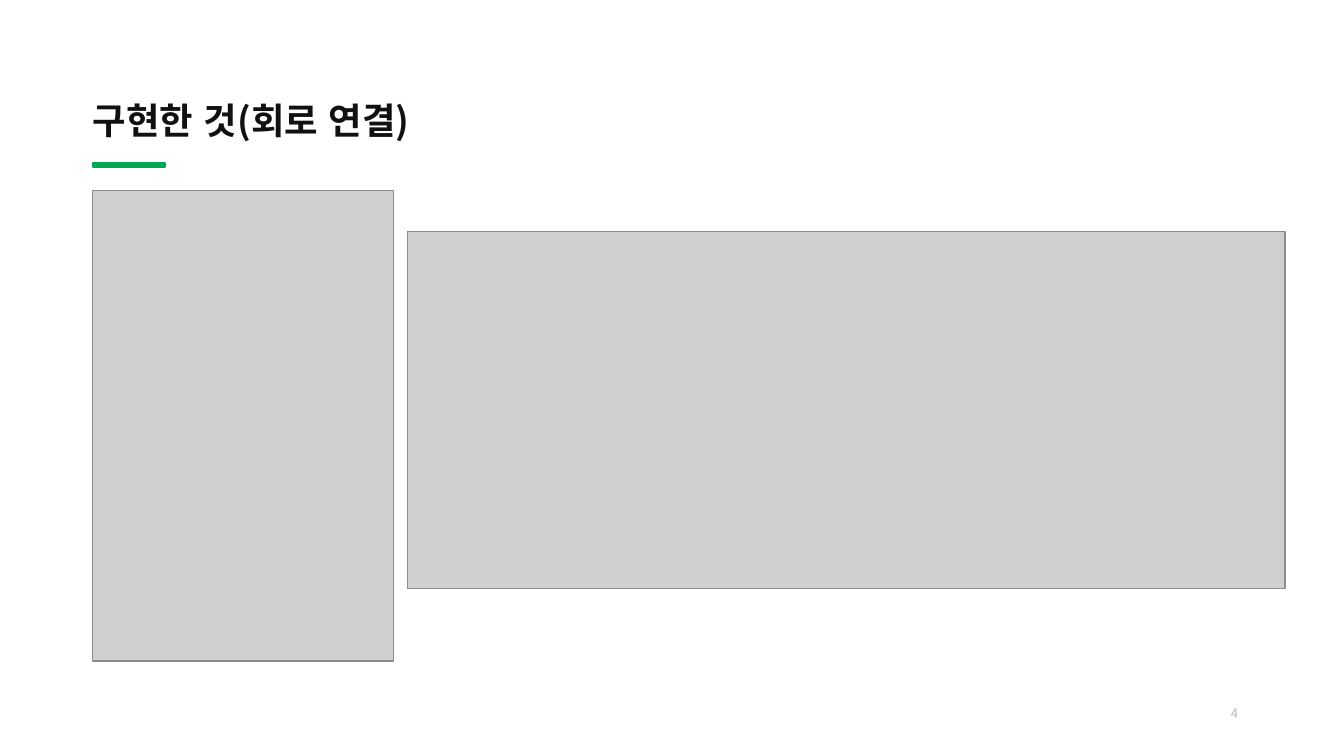
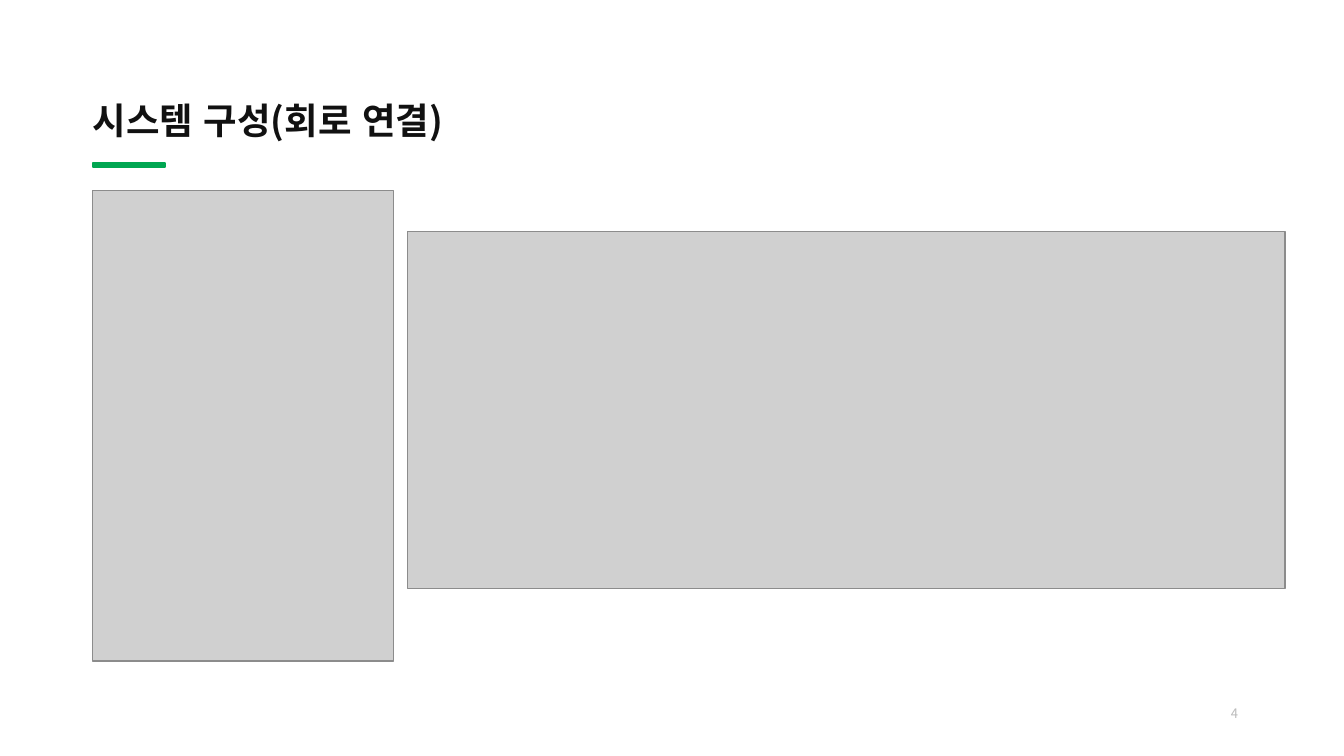
Before and after one commit to bell-ha/fog-cue, a slide deck: slide 4 of 2_중간발표/32203482이종하_개인맞춤형디바이스개발_중간발표.pptx. Drawn at 1344x756 pixels with LibreOffice and Linux fonts; fonts in the diff are those of the drawing; grey boxes stand for pictures. Boxes give left, top, right and bottom in pixels: in the first picture for what was removed or moved away, otherwise in the second. Text is boxed around its words. In the diff, an @@ line names an element or a change of style, - is before the commit and + after.

```diff
--- a/2_중간발표/32203482이종하_개인맞춤형디바이스개발_중간발표.pptx
+++ b/2_중간발표/32203482이종하_개인맞춤형디바이스개발_중간발표.pptx
@@ title at (x1=93, y1=103, x2=443, y2=141): text changed @@
-구현한 것(회로 연결)
+시스템 구성(회로 연결)
```
Also in this commit, not shown: 10 other slides changed, 3 other files.
